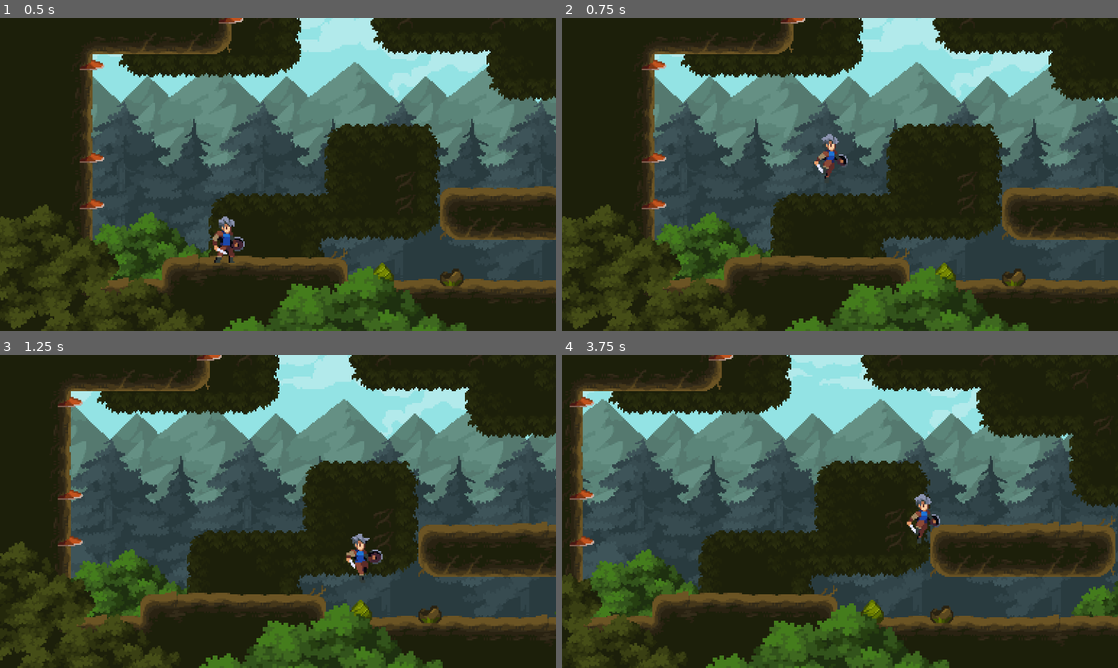
Above: before the commit, frames 1-4 (two rows, left to right).
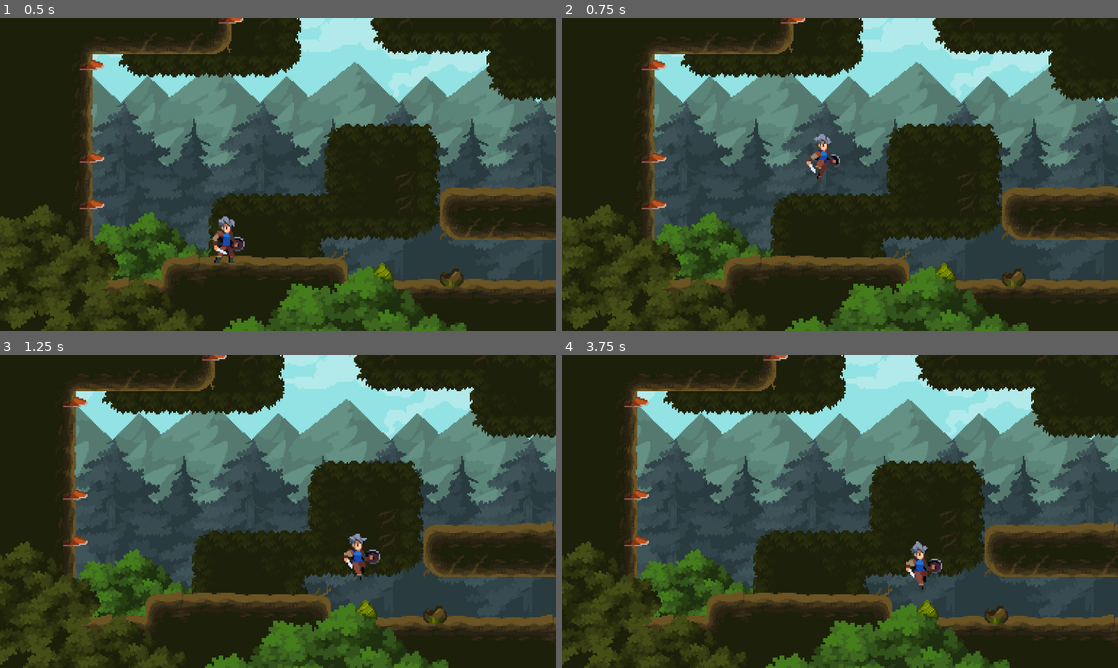
Above: after the commit, the same moments.

Repository: Amoyens1s/godot-learn
Game: Godot game, scene res://scenes/world.tscn
Two runs of this game, one before a commit and one after it. Both use one fixed random seed, a clock stepped at 60 frames per second and the inputs below.
Inputs:
- Up to frame 1 (0.5 s): no input
- Up to frame 2 (0.75 s): hold D (move_right) from 0.53 s (still down); hold Space (jump) from 0.53 s (still down)
- Up to frame 3 (1.25 s): keep holding D (move_right); keep holding Space (jump)
- Up to frame 4 (3.75 s): release Space (jump) at 1.28 s; tap Space (jump) at 1.35, 1.52, 1.82, 2.85, 3.02, 3.32 s; release D (move_right) at 2.03 s; hold A (move_left) 2.03-2.78 s; hold Space (jump) 2.03-2.78 s; hold D (move_right) from 2.78 s (still down); hold Space (jump) from 3.53 s (still down)

Frame 1 is identical in both runs. In frame 2, 0.5% of the frame differs, in the area x 44-52%, y 37-52%; in frame 3, 9.9%; in frame 4, 43%, in the area x 0-100%, y 0-100%.

Commit message:
feat:蹬墙跳

Diff:
--- a/03.勇者传说/scripts/classes/StateMachine.gd
+++ b/03.勇者传说/scripts/classes/StateMachine.gd
@@ -5,7 +5,9 @@
 	set(v):
 		owner.transition_state(current_state, v)
 		current_state = v
+		state_time = 0
 
+var state_time = 0
 
 func _ready() -> void:
 	await owner.ready
@@ -19,3 +21,4 @@
 		current_state = next
 
 	owner.tick_physics(current_state, delta)
+	state_time += delta
--- a/03.勇者传说/scripts/player.gd
+++ b/03.勇者传说/scripts/player.gd
@@ -6,14 +6,16 @@
 	JUMP,
 	FALL,
 	LANDING,
-	WALL_SLIDING
+	WALL_SLIDING,
+	WALL_JUMP
 }
 
 const GROUND_STATE := [State.IDLE, State.RUNNING, State.LANDING]
 const RUN_SPEED := 160.0
 const FLOOR_ACCELERATION := RUN_SPEED / 0.2
-const AIR_ACCELERATION := RUN_SPEED / 0.02
+const AIR_ACCELERATION := RUN_SPEED / 0.1
 const JUMP_VELOCITY := -350.0
+const WALL_JUMP_VELOCITY := Vector2(350, -350)
 
 var default_gravity := ProjectSettings.get("physics/2d/default_gravity") as float
 var is_first_tick := false
@@ -25,6 +27,9 @@
 
 @onready var hand_checker: RayCast2D = $Graphics/HandChecker
 @onready var foot_checker: RayCast2D = $Graphics/FootChecker
+
+@onready var state_machine: StateMachine = $StateMachine
+
 
 
 func _unhandled_input(event: InputEvent) -> void:
@@ -46,11 +51,17 @@
 		State.FALL:
 			move(default_gravity, delta)
 		State.LANDING:
-			stand(delta)
+			stand(default_gravity, delta)
 
 		State.WALL_SLIDING:
 			move(default_gravity / 3, delta)
 			graphics.scale.x = get_wall_normal().x
+		State.WALL_JUMP:
+			if state_machine.state_time < 0.1:
+				stand(0.0 if is_first_tick else default_gravity, delta)
+				graphics.scale.x = get_wall_normal().x
+			else:
+				move(default_gravity, delta)
 
 	is_first_tick = false
 
@@ -65,10 +76,10 @@
 
 	move_and_slide()
 
-func stand(delta: float) -> void:
+func stand(gravity: float, delta: float) -> void:
 	var acceleration := FLOOR_ACCELERATION if is_on_floor() else AIR_ACCELERATION
 	velocity.x = move_toward(velocity.x, 0.0, acceleration * delta)
-	velocity.y += default_gravity * delta
+	velocity.y += gravity * delta
 
 	move_and_slide()
 
@@ -107,9 +118,17 @@
 				return State.IDLE
 
 		State.WALL_SLIDING:
+			if jump_request_timer.time_left > 0:
+				return State.WALL_JUMP
 			if is_on_floor():
 				return State.IDLE
 			if not is_on_wall():
+				return State.FALL
+
+		State.WALL_JUMP:
+			if is_on_wall() and hand_checker.is_colliding() and foot_checker.is_colliding():
+				return State.WALL_SLIDING
+			if velocity.y >= 0:
 				return State.FALL
 	return state
 
@@ -137,4 +156,10 @@
 		State.WALL_SLIDING:
 			animation_player.play("wall_sliding")
 
+		State.WALL_JUMP:
+			animation_player.play("jump")
+			velocity = WALL_JUMP_VELOCITY
+			velocity.x *= get_wall_normal().x
+			jump_request_timer.stop()
+
 	is_first_tick = true
